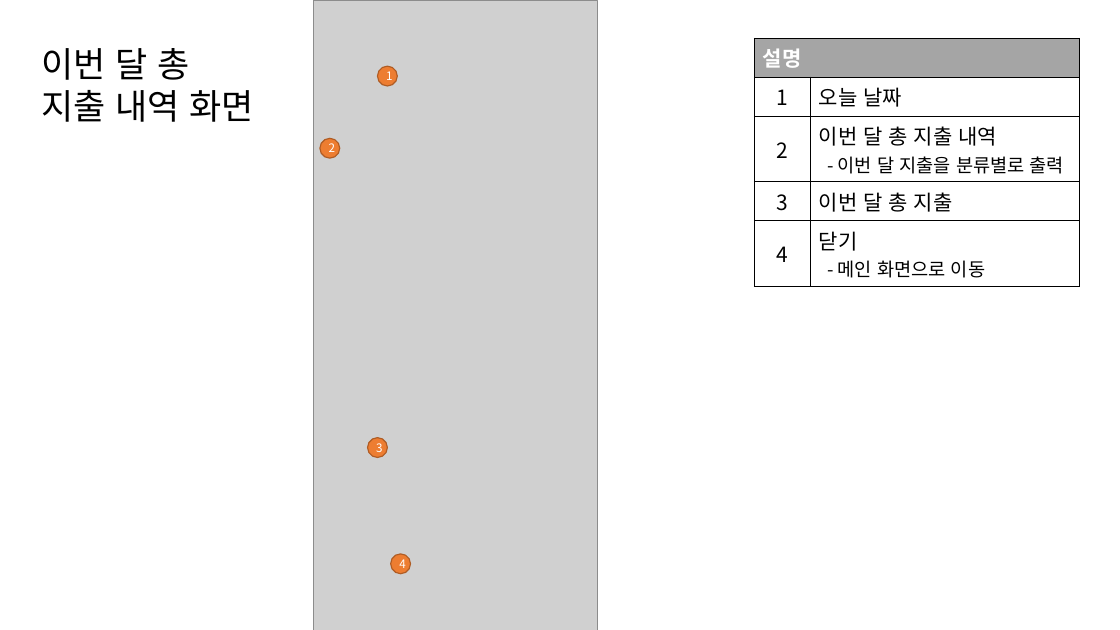
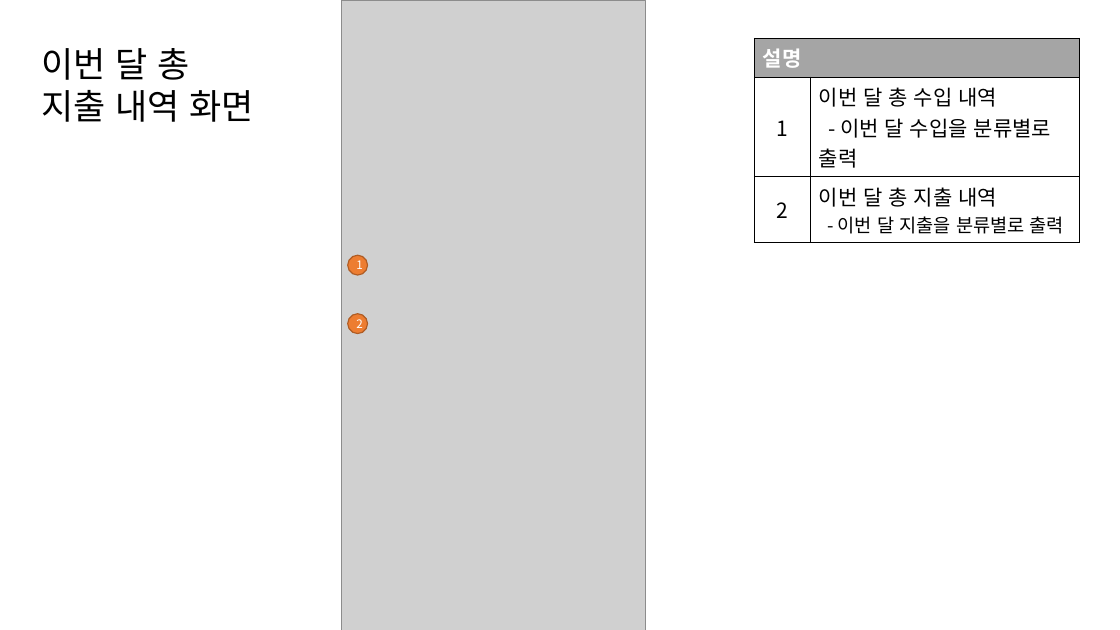
Before and after one commit to prebacon/AppProject, a slide deck: slide 7 of app_계획서_20183222.pptx (slide 10 before the commit). Drawn at 1120x630 pixels with LibreOffice and Linux fonts; fonts in the diff are those of the drawing; grey boxes stand for pictures. Boxes give left, top, right and bottom in pixels: in the first picture for what was removed or moved away, otherwise in the second. Text is boxed around its words. In the diff, an @@ line names an element or a change of style, - is before the commit and + after.

```diff
--- a/app_계획서_20183222.pptx
+++ b/app_계획서_20183222.pptx
@@ picture: place and size @@
-picture at [313, 0, 597, 630]
+picture at [342, 0, 646, 630]
@@ table at [755, 39, 1080, 240] @@
-row 2, column 2: 오늘 날짜
+row 2, column 2: 이번 달 총 수입 내역 / - 이번 달 수입을 분류별로 출력
-row 4: 3 | 이번 달 총 지출
-row 5: 4 | 닫기 / - 메인 화면으로 이동
@@ ellipse "1": place and size @@
-ellipse "1" at [377, 66, 397, 87]
+ellipse "1" at [348, 255, 368, 276]
@@ ellipse "2": place and size @@
-ellipse "2" at [320, 139, 340, 159]
+ellipse "2" at [348, 314, 368, 334]
@@ ellipse removed at [368, 438, 388, 458] @@
-3
@@ ellipse removed at [391, 554, 411, 574] @@
-4
```
Also in this commit, not shown: 3 other slides changed, 3 slides removed.
